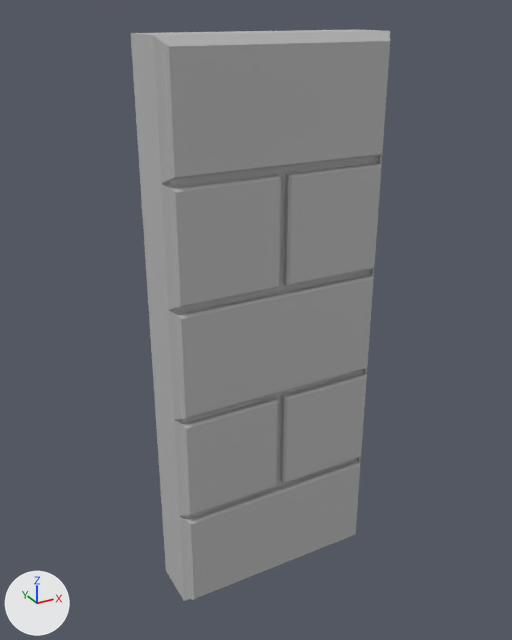
The FBX model Exports/HighPoly/WallSingle_HighPoly.fbx as it was, and as the next commit left it.
The view is the same before and after, from a camera (50 mm lens) standing at (-2.87, -5.02, 2.66) and looking at (-0.07, 0.07, 0.12). Arrows for +X, +Y and +Z are at lower left; the lights stay in place. Where no turn or scale is listed for an object, it has been applied to the vertices.

Script lines for the objects in view, before the commit:
```python
me_mesh = bpy.data.meshes.new('Mesh')
me_mesh.from_pydata(...)  # 176 vertices, 173 faces; spans x -1.0..1.0, y -0.29..0.25, z -2.5..2.5
me_mesh.materials.append(mat_lambert1)  # grey #bcbcbc
ob_wallsingle2 = bpy.data.objects.new('WallSingle2', me_mesh)
ob_wallsingle2.location = (0.0, 0.0, 0.0)
```
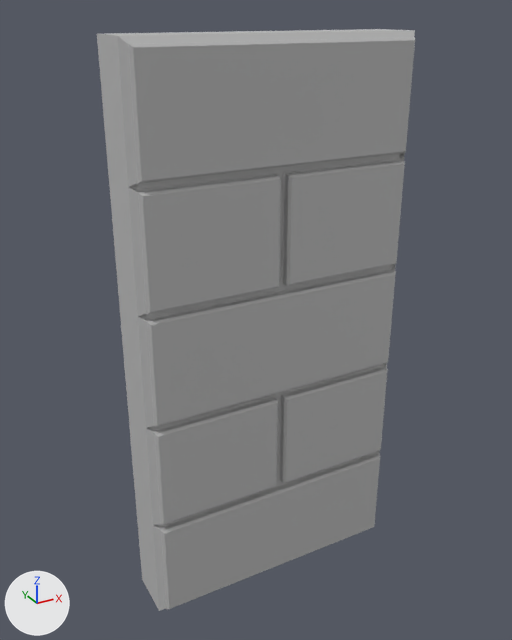
What the commit changed:
me_mesh is used by ob_wallsingle2; location (0.0, 0.0, 0.0).
me_mesh had 176 vertices, 173 faces and spanned x -1.0..1.0, y -0.29..0.25, z -2.5..2.5.
me_mesh now has 184 vertices, 181 faces and spans x -1.25..1.25, y -0.29..0.25, z -2.5..2.5.
Part 1, on me_mesh:
24 vertices are removed from x 0.93..1.0, y -0.25..-0.2, z -1.54..1.54.
51 faces are deleted.
62 vertices in x -1.0..-0.93, y -0.29..0.25, z -2.5..2.5 move by (-0.25, 0.0, 0.0).
26 vertices in x 0.93..1.0, y -0.29..0.25, z -2.5..2.5 move by (0.25, 0.0, 0.0).
4 vertices in x 0.95, y -0.22, z -1.46..1.46 move by (0.24, -0.01, 0.0).
32 vertices are added at x 1.18..1.25, y -0.25..-0.18, z -1.54..1.54.
59 new faces join them.

Boxes (x1, y1, x2, y2) around the edits, measured in the pictures (512 x 640 px; the box of a moved part takes in the faces that stretch with it):
'WallSingle2', reshaped (22% wider)
    before: (131, 29, 391, 601)
    after: (97, 29, 415, 611)
part 1 of me_mesh, moved or reshaped
    before: (153, 35, 390, 601)
    after: (118, 33, 415, 611)
